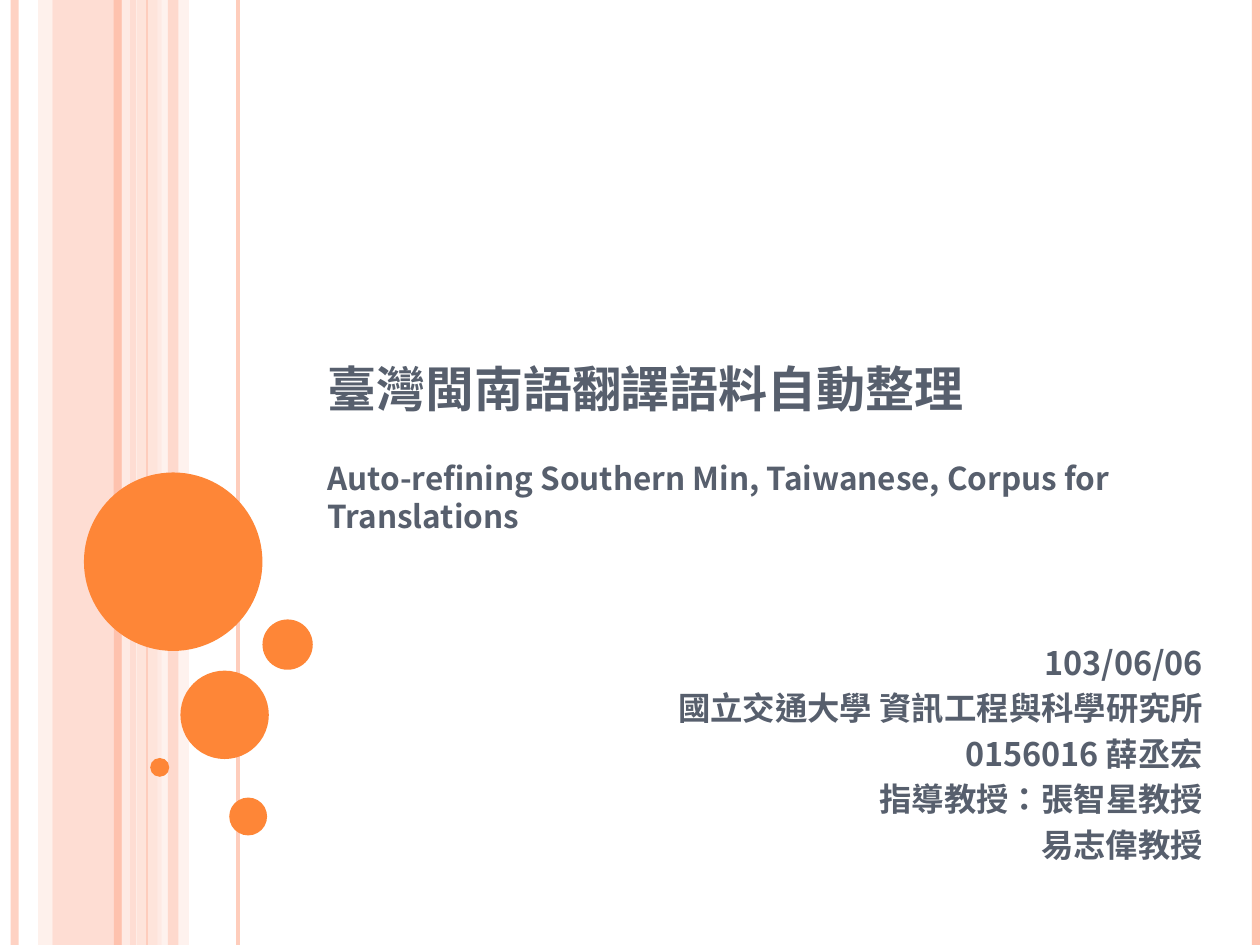
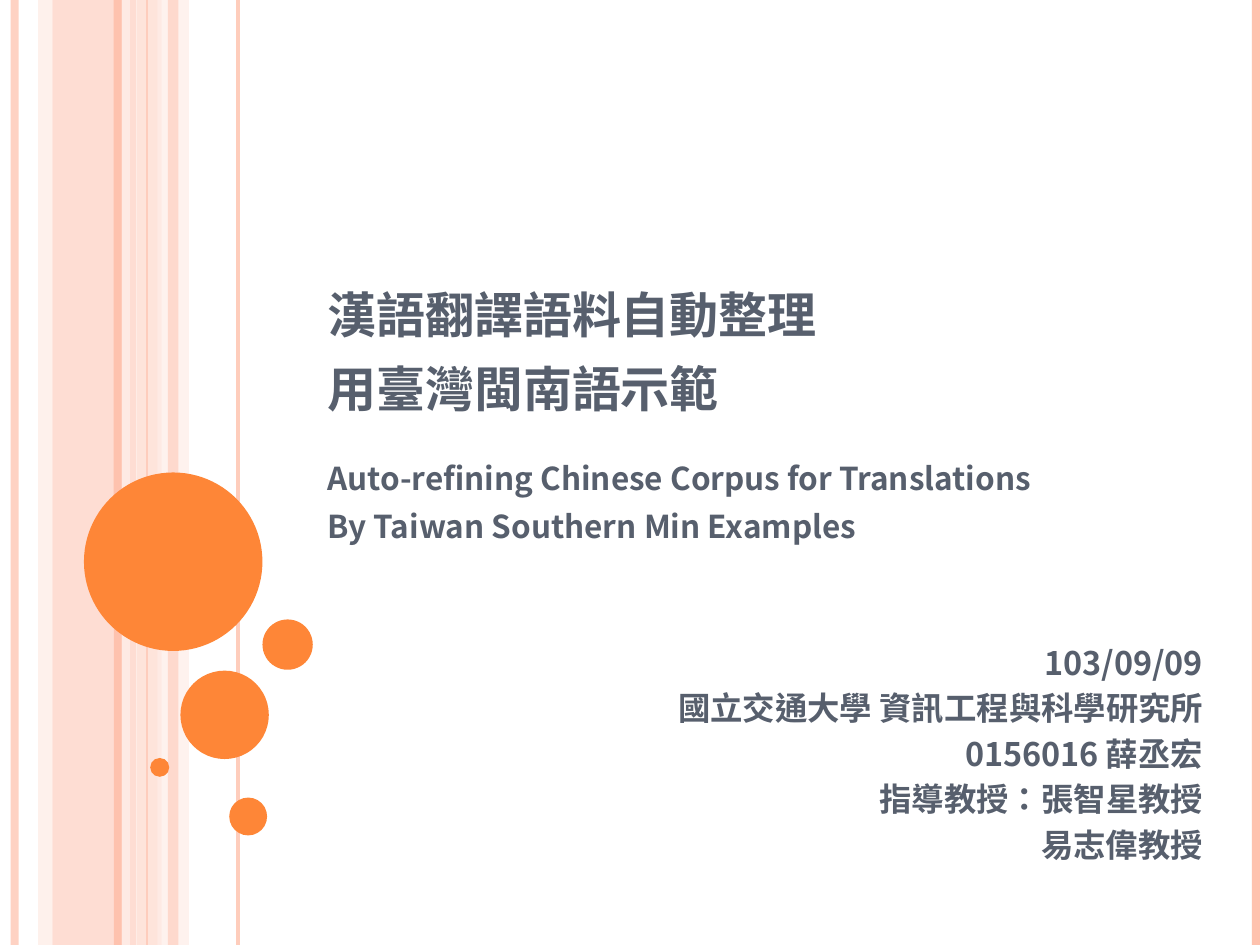
Before and after one commit to sih4sing5hong5/po3-ko3_tau5-iann2-phinn3, a slide deck: slide 1 of 翻譯報告.pptx. Drawn at 1260x945 pixels with LibreOffice and Linux fonts; fonts in the diff are those of the drawing; background and template pictures are left out. Boxes give left, top, right and bottom in pixels: in the first picture for what was removed or moved away, otherwise in the second. Text is boxed around its words. In the diff, an @@ line names an element or a change of style, - is before the commit and + after.

```diff
--- a/翻譯報告.pptx
+++ b/翻譯報告.pptx
@@ title at <box>327,291,816,412</box>: text changed @@
-臺灣閩南語翻譯語料自動整理
+漢語翻譯語料自動整理
+用臺灣閩南語示範
@@ subtitle at <box>328,464,1031,545</box>: text changed @@
-Auto-refining Southern Min, Taiwanese, Corpus for Translations
+Auto-refining Chinese Corpus for Translations
+By Taiwan Southern Min Examples
@@ text at <box>1044,649,1203,681</box>: text changed @@
-103/06/06
+103/09/09
```
Also in this commit, not shown: 28 other slides changed.
